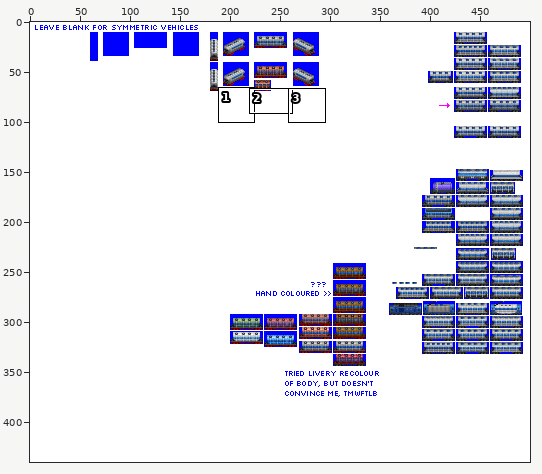
A sprite sheet gets an edit: src/graphics/pony/covered_hopper_car_pony_gen_5C.png. Above: a wide view before the commit, with the close-up outlined.
Close-up. As it was:
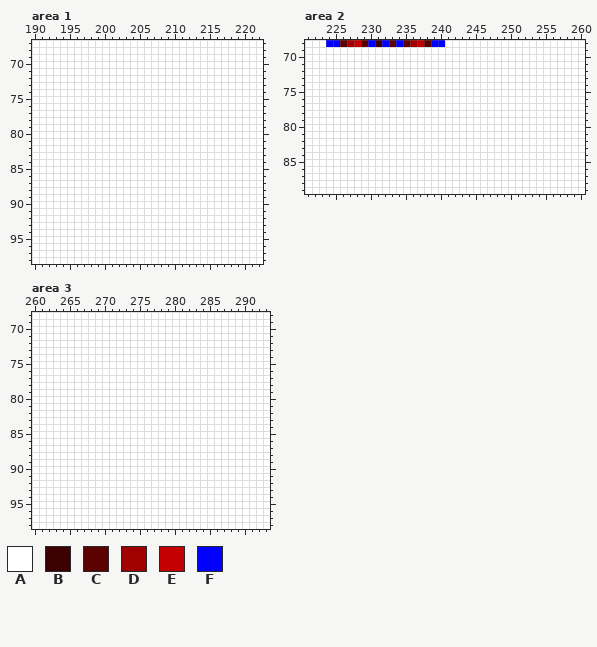
The file is 500x440 pixels. Colours within 5 levels of each other are drawn and written as one. Shown: area 1: x 190..222, y 67..98; area 2: x 221..260, y 68..89; area 3: x 260..293, y 68..98. The commit also changed other parts of the picture, which this record leaves out.
Palette (. is transparent): A #ffffff  B #3c0000  C #5c0000  D #a00000  E #c40000  F #0000ff
Pixels before, area 1, first column x 190:
67 AAAAAAAAAAAAAAAAAAAAAAAAAAAAAAAAA
68 AAAAAAAAAAAAAAAAAAAAAAAAAAAAAAAAA
69 AAAAAAAAAAAAAAAAAAAAAAAAAAAAAAAAA
70 AAAAAAAAAAAAAAAAAAAAAAAAAAAAAAAAA
71 AAAAAAAAAAAAAAAAAAAAAAAAAAAAAAAAA
72 AAAAAAAAAAAAAAAAAAAAAAAAAAAAAAAAA
73 AAAAAAAAAAAAAAAAAAAAAAAAAAAAAAAAA
74 AAAAAAAAAAAAAAAAAAAAAAAAAAAAAAAAA
75 AAAAAAAAAAAAAAAAAAAAAAAAAAAAAAAAA
76 AAAAAAAAAAAAAAAAAAAAAAAAAAAAAAAAA
77 AAAAAAAAAAAAAAAAAAAAAAAAAAAAAAAAA
78 AAAAAAAAAAAAAAAAAAAAAAAAAAAAAAAAA
79 AAAAAAAAAAAAAAAAAAAAAAAAAAAAAAAAA
80 AAAAAAAAAAAAAAAAAAAAAAAAAAAAAAAAA
81 AAAAAAAAAAAAAAAAAAAAAAAAAAAAAAAAA
82 AAAAAAAAAAAAAAAAAAAAAAAAAAAAAAAAA
83 AAAAAAAAAAAAAAAAAAAAAAAAAAAAAAAAA
84 AAAAAAAAAAAAAAAAAAAAAAAAAAAAAAAAA
85 AAAAAAAAAAAAAAAAAAAAAAAAAAAAAAAAA
86 AAAAAAAAAAAAAAAAAAAAAAAAAAAAAAAAA
87 AAAAAAAAAAAAAAAAAAAAAAAAAAAAAAAAA
88 AAAAAAAAAAAAAAAAAAAAAAAAAAAAAAAAA
89 AAAAAAAAAAAAAAAAAAAAAAAAAAAAAAAAA
90 AAAAAAAAAAAAAAAAAAAAAAAAAAAAAAAAA
91 AAAAAAAAAAAAAAAAAAAAAAAAAAAAAAAAA
92 AAAAAAAAAAAAAAAAAAAAAAAAAAAAAAAAA
93 AAAAAAAAAAAAAAAAAAAAAAAAAAAAAAAAA
94 AAAAAAAAAAAAAAAAAAAAAAAAAAAAAAAAA
95 AAAAAAAAAAAAAAAAAAAAAAAAAAAAAAAAA
96 AAAAAAAAAAAAAAAAAAAAAAAAAAAAAAAAA
97 AAAAAAAAAAAAAAAAAAAAAAAAAAAAAAAAA
98 AAAAAAAAAAAAAAAAAAAAAAAAAAAAAAAAA
Pixels before, area 2, first column x 221:
68 AAAFFCDECFBFCFCDECFFAAAAAAAAAAAAAAAAAAAA
69 AAAAAAAAAAAAAAAAAAAAAAAAAAAAAAAAAAAAAAAA
70 AAAAAAAAAAAAAAAAAAAAAAAAAAAAAAAAAAAAAAAA
71 AAAAAAAAAAAAAAAAAAAAAAAAAAAAAAAAAAAAAAAA
72 AAAAAAAAAAAAAAAAAAAAAAAAAAAAAAAAAAAAAAAA
73 AAAAAAAAAAAAAAAAAAAAAAAAAAAAAAAAAAAAAAAA
74 AAAAAAAAAAAAAAAAAAAAAAAAAAAAAAAAAAAAAAAA
75 AAAAAAAAAAAAAAAAAAAAAAAAAAAAAAAAAAAAAAAA
76 AAAAAAAAAAAAAAAAAAAAAAAAAAAAAAAAAAAAAAAA
77 AAAAAAAAAAAAAAAAAAAAAAAAAAAAAAAAAAAAAAAA
78 AAAAAAAAAAAAAAAAAAAAAAAAAAAAAAAAAAAAAAAA
79 AAAAAAAAAAAAAAAAAAAAAAAAAAAAAAAAAAAAAAAA
80 AAAAAAAAAAAAAAAAAAAAAAAAAAAAAAAAAAAAAAAA
81 AAAAAAAAAAAAAAAAAAAAAAAAAAAAAAAAAAAAAAAA
82 AAAAAAAAAAAAAAAAAAAAAAAAAAAAAAAAAAAAAAAA
83 AAAAAAAAAAAAAAAAAAAAAAAAAAAAAAAAAAAAAAAA
84 AAAAAAAAAAAAAAAAAAAAAAAAAAAAAAAAAAAAAAAA
85 AAAAAAAAAAAAAAAAAAAAAAAAAAAAAAAAAAAAAAAA
86 AAAAAAAAAAAAAAAAAAAAAAAAAAAAAAAAAAAAAAAA
87 AAAAAAAAAAAAAAAAAAAAAAAAAAAAAAAAAAAAAAAA
88 AAAAAAAAAAAAAAAAAAAAAAAAAAAAAAAAAAAAAAAA
89 AAAAAAAAAAAAAAAAAAAAAAAAAAAAAAAAAAAAAAAA
Pixels before, area 3, first column x 260:
68 AAAAAAAAAAAAAAAAAAAAAAAAAAAAAAAAAA
69 AAAAAAAAAAAAAAAAAAAAAAAAAAAAAAAAAA
70 AAAAAAAAAAAAAAAAAAAAAAAAAAAAAAAAAA
71 AAAAAAAAAAAAAAAAAAAAAAAAAAAAAAAAAA
72 AAAAAAAAAAAAAAAAAAAAAAAAAAAAAAAAAA
73 AAAAAAAAAAAAAAAAAAAAAAAAAAAAAAAAAA
74 AAAAAAAAAAAAAAAAAAAAAAAAAAAAAAAAAA
75 AAAAAAAAAAAAAAAAAAAAAAAAAAAAAAAAAA
76 AAAAAAAAAAAAAAAAAAAAAAAAAAAAAAAAAA
77 AAAAAAAAAAAAAAAAAAAAAAAAAAAAAAAAAA
78 AAAAAAAAAAAAAAAAAAAAAAAAAAAAAAAAAA
79 AAAAAAAAAAAAAAAAAAAAAAAAAAAAAAAAAA
80 AAAAAAAAAAAAAAAAAAAAAAAAAAAAAAAAAA
81 AAAAAAAAAAAAAAAAAAAAAAAAAAAAAAAAAA
82 AAAAAAAAAAAAAAAAAAAAAAAAAAAAAAAAAA
83 AAAAAAAAAAAAAAAAAAAAAAAAAAAAAAAAAA
84 AAAAAAAAAAAAAAAAAAAAAAAAAAAAAAAAAA
85 AAAAAAAAAAAAAAAAAAAAAAAAAAAAAAAAAA
86 AAAAAAAAAAAAAAAAAAAAAAAAAAAAAAAAAA
87 AAAAAAAAAAAAAAAAAAAAAAAAAAAAAAAAAA
88 AAAAAAAAAAAAAAAAAAAAAAAAAAAAAAAAAA
89 AAAAAAAAAAAAAAAAAAAAAAAAAAAAAAAAAA
90 AAAAAAAAAAAAAAAAAAAAAAAAAAAAAAAAAA
91 AAAAAAAAAAAAAAAAAAAAAAAAAAAAAAAAAA
92 AAAAAAAAAAAAAAAAAAAAAAAAAAAAAAAAAA
93 AAAAAAAAAAAAAAAAAAAAAAAAAAAAAAAAAA
94 AAAAAAAAAAAAAAAAAAAAAAAAAAAAAAAAAA
95 AAAAAAAAAAAAAAAAAAAAAAAAAAAAAAAAAA
96 AAAAAAAAAAAAAAAAAAAAAAAAAAAAAAAAAA
97 AAAAAAAAAAAAAAAAAAAAAAAAAAAAAAAAAA
98 AAAAAAAAAAAAAAAAAAAAAAAAAAAAAAAAAA
Now the later version:
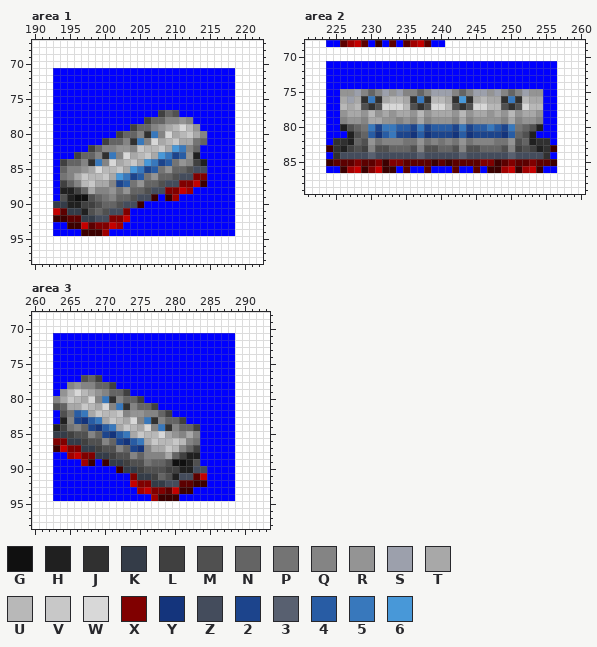
Colours new in this view: G #101010  H #202020  J #303030  K #343c48  L #404040  M #505050  N #646464  P #747474  Q #848484  R #949494  S #9ca0ac  T #a8a8a8  U #b8b8b8  V #c8c8c8  W #d8d8d8  X #800000  Y #14347c  Z #444c5c  2 #1c448c  3 #586070  4 #285ca4  5 #3878bc  6 #4898d8
The edit:
Changed rows in their new state; - is an unchanged pixel.
Area 1:
first column x 193:
71 FFFFFFFFFFFFFFFFFFFFFFFFFF
72 FFFFFFFFFFFFFFFFFFFFFFFFFF
73 FFFFFFFFFFFFFFFFFFFFFFFFFF
74 FFFFFFFFFFFFFFFFFFFFFFFFFF
75 FFFFFFFFFFFFFFFFFFFFFFFFFF
76 FFFFFFFFFFFFFFFFFFFFFFFFFF
77 FFFFFFFFFFFFFFFLNMFFFFFFFF
78 FFFFFFFFFFFFFLNNQQRQFFFFFF
79 FFFFFFFFFFFLNNQRTUWURFFFFF
80 FFFFFFFFFLNNQJ5QWTUVTQFFFF
81 FFFFFFFLNNQJ5QWTUVTTPNFFFF
82 FFFFFLNQQRRQVUUVT65QNFFFFF
83 FFFLNNQJ5QWTUVT6524RHFFFFF
84 FLNNQJ5QWTUVT6524PRQLHFFFF
85 FNQQRTWUUVT6524PRNNMZZFFFF
86 FPQTVUUVT6524PRNNMZZXXFFFF
87 FLNQUVTTQ24PRNNMZZXXEBFFFF
88 FHHLNTQQRPRNNMZZXXEDFFFFFF
89 FMHGGMNPQNNMZZBFBDFFFFFFFF
90 KKHHLLMNNMZZBFFFFFFFFFFFFF
91 ECKKHMNMZZXFFFFFFFFFFFFFFF
92 BBCCKKZZXXEFFFFFFFFFFFFFFF
93 FFBBECXXEDFFFFFFFFFFFFFFFF
94 FFFFBBBDFFFFFFFFFFFFFFFFFF
Area 2:
first column x 224:
71 FFFFFFFFFFFFFFFFFFFFFFFFFFFFFFFFF
72 FFFFFFFFFFFFFFFFFFFFFFFFFFFFFFFFF
73 FFFFFFFFFFFFFFFFFFFFFFFFFFFFFFFFF
74 FFFFFFFFFFFFFFFFFFFFFFFFFFFFFFFFF
75 FFRRSQNQSRSQQNQSSSQNQSSRSQNQSRRFF
76 FFTSTJ5JTUUTJ5JUUTJ6JTUTTJ5JUTTFF
77 FFUTUMJMWWWUMJMWWUMJMWWUUMJMWUUFF
78 FFRTTRURTRTTRURTTTRURTTRTRURTTRFF
79 FFQRRQTTRRQRQTQRRRQTQRRRRQTQRRQFF
80 FFHMNP525544252444252445425PNMHFF
81 FFFHMN4Y4522Y4Y222Y4Y2222Y4NMHFFF
82 FJJHNMRPQQQPPRPQPQPRPQQQPPRMNHJJF
83 BJHLMLQMMNNNMQMMNNMQMMNNNMQLMLHJB
84 FJZZZZ3ZZZZZZ3ZZZZZ3ZZZZZZ3ZZZZJF
85 BCCCXCCXBXXCCCCBCBCCCCXXBCXCCXCCB
86 FFBDEBXEBBFCFFCFFFCFFCFBBDEBDEBFF
Area 3:
first column x 263:
71 FFFFFFFFFFFFFFFFFFFFFFFFFF
72 FFFFFFFFFFFFFFFFFFFFFFFFFF
73 FFFFFFFFFFFFFFFFFFFFFFFFFF
74 FFFFFFFFFFFFFFFFFFFFFFFFFF
75 FFFFFFFFFFFFFFFFFFFFFFFFFF
76 FFFFFFFFFFFFFFFFFFFFFFFFFF
77 FFFFMNLFFFFFFFFFFFFFFFFFFF
78 FFQRQQNNLFFFFFFFFFFFFFFFFF
79 FRUWUTRQNNLFFFFFFFFFFFFFFF
80 QTVUTWQ5JQNNLFFFFFFFFFFFFF
81 MNTTVUTWQ5JQNNLFFFFFFFFFFF
82 FMP45TVUUVQRRQQNLFFFFFFFFF
83 FHQ2Y45TVUTWQ5JQNNLFFFFFFF
84 HLPQN2Y45TVUTWQ5JQNNLFFFFF
85 KKLMMQN2Y45TVUUWTRQTQFFFFF
86 XXKKLMMQN2Y45TVUUVUQPFFFFF
87 BEXXKKLMMQN2YQTTVUQNLFFFFF
88 FFDEXXKKLMMQNQQQTNLHHFFFFF
89 FFFFDBFBKKLMMPNNMGGHMFFFFF
90 FFFFFFFFFBKKLMMMLLHHZZFFFF
91 FFFFFFFFFFFXKKLNMHZZCEFFFF
92 FFFFFFFFFFFEXXKKZZCCBBFFFF
93 FFFFFFFFFFFFDEXXCEBBFFFFFF
94 FFFFFFFFFFFFFFDBBBFFFFFFFF
